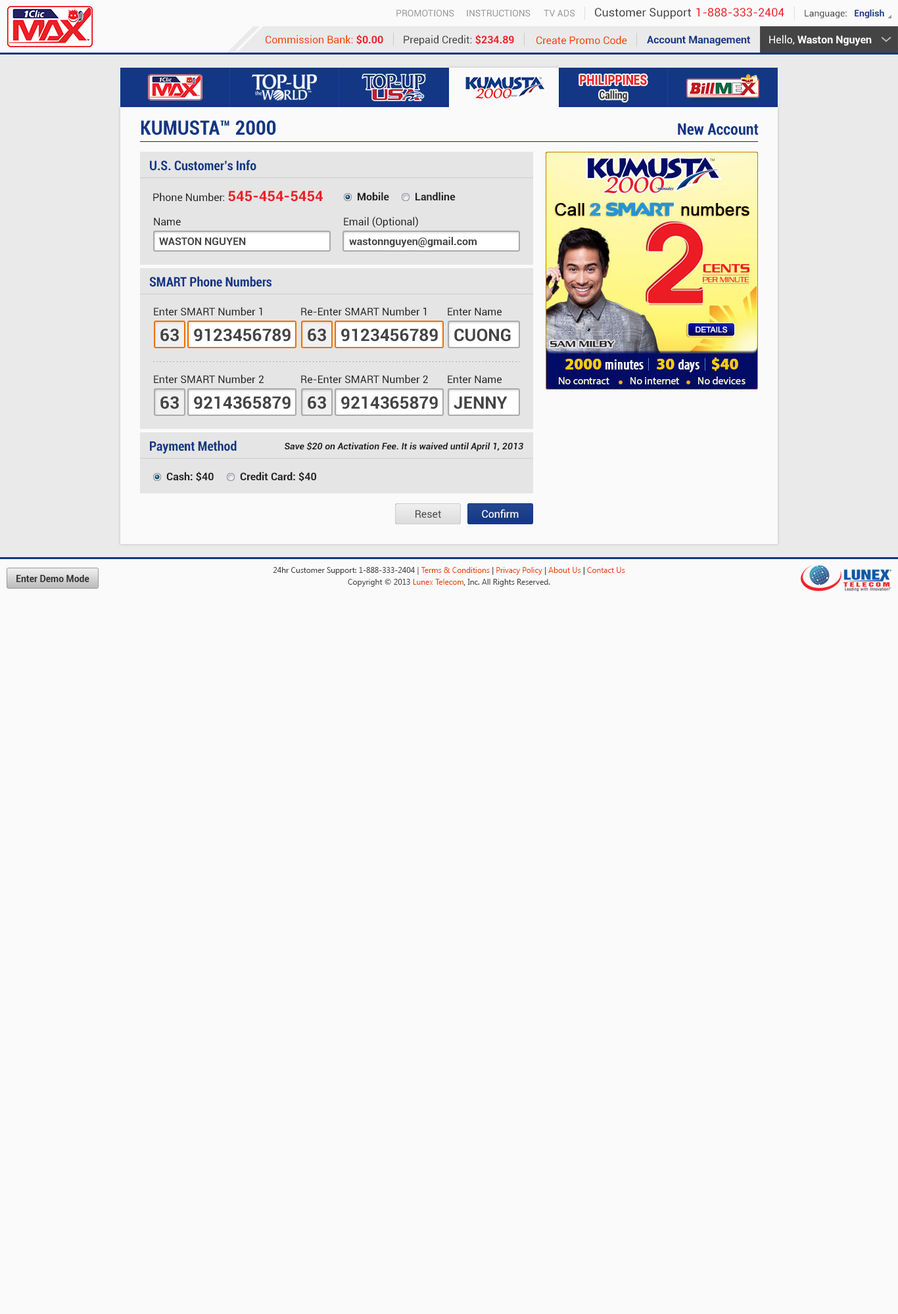
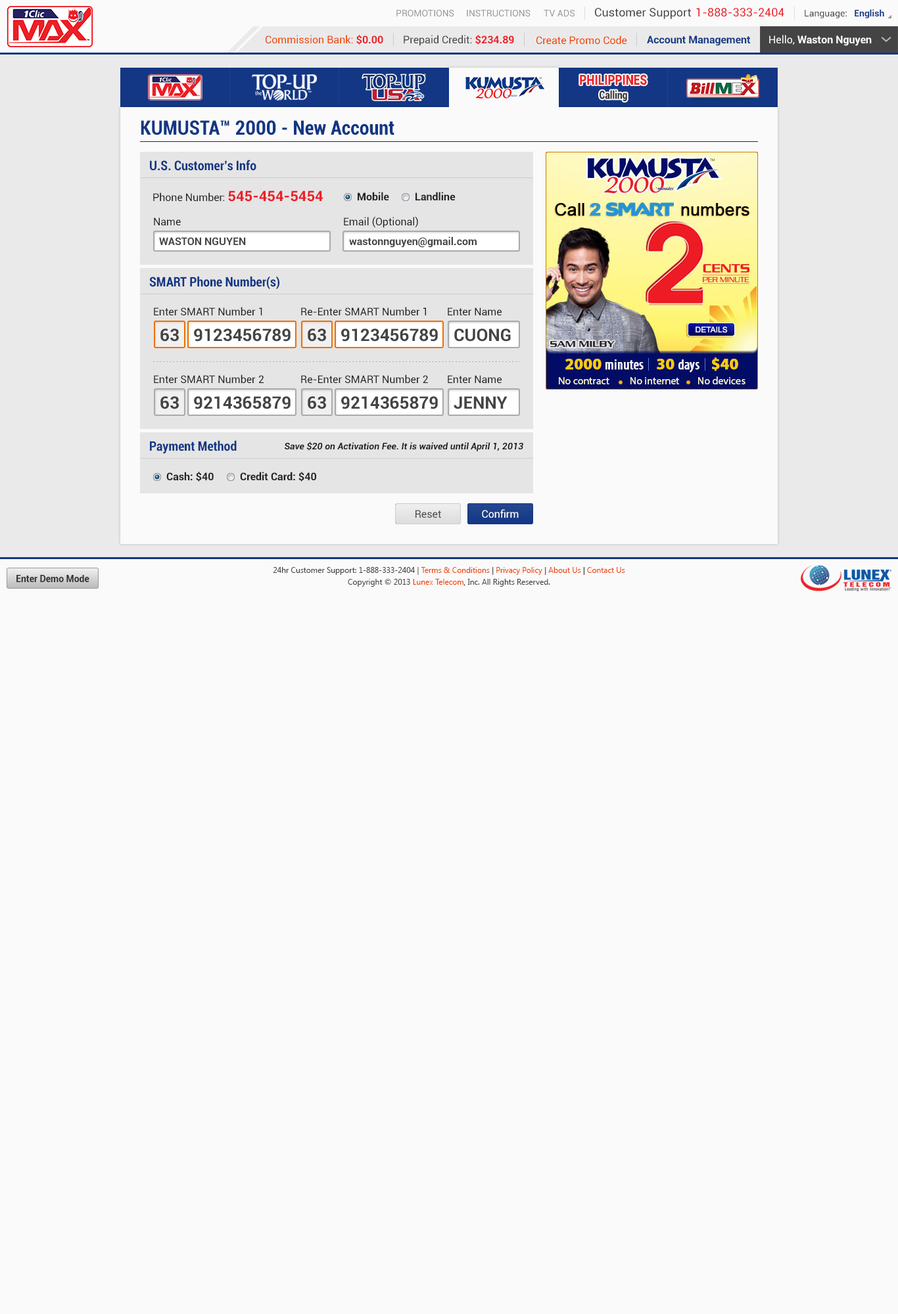
Revision of a layered w=898, h=1314 image; what changed, layer by layer:
renamed "KUMUSTA™ 2000" to "KUMUSTA™ 2000 - New Account", painted on it over [281, 120, 395, 136]
removed layer "New Account" from group "header" over [677, 122, 759, 136]
renamed "SMART Phone Numbers" to "SMART Phone Number(s)", painted on it over [266, 275, 280, 290]
